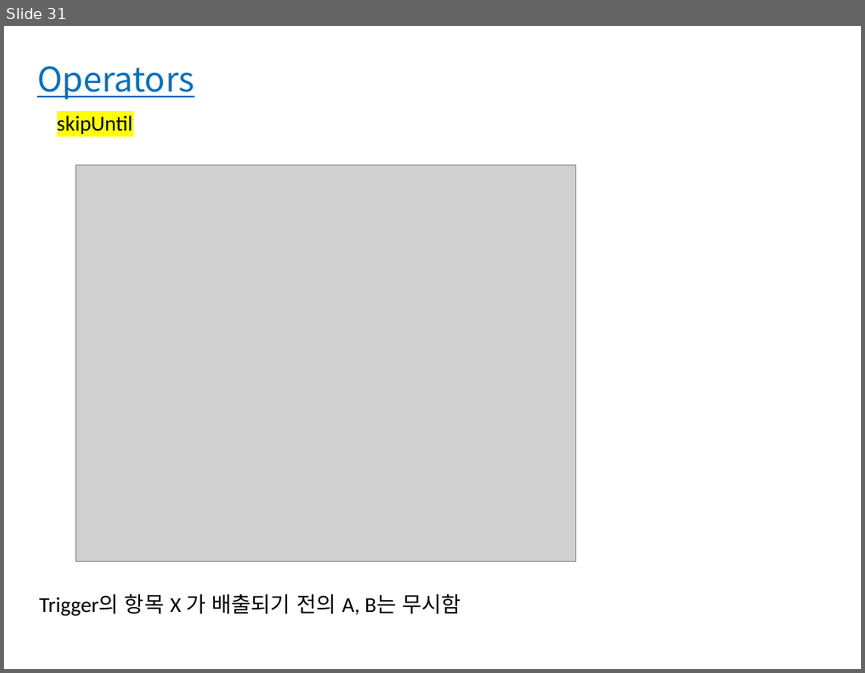
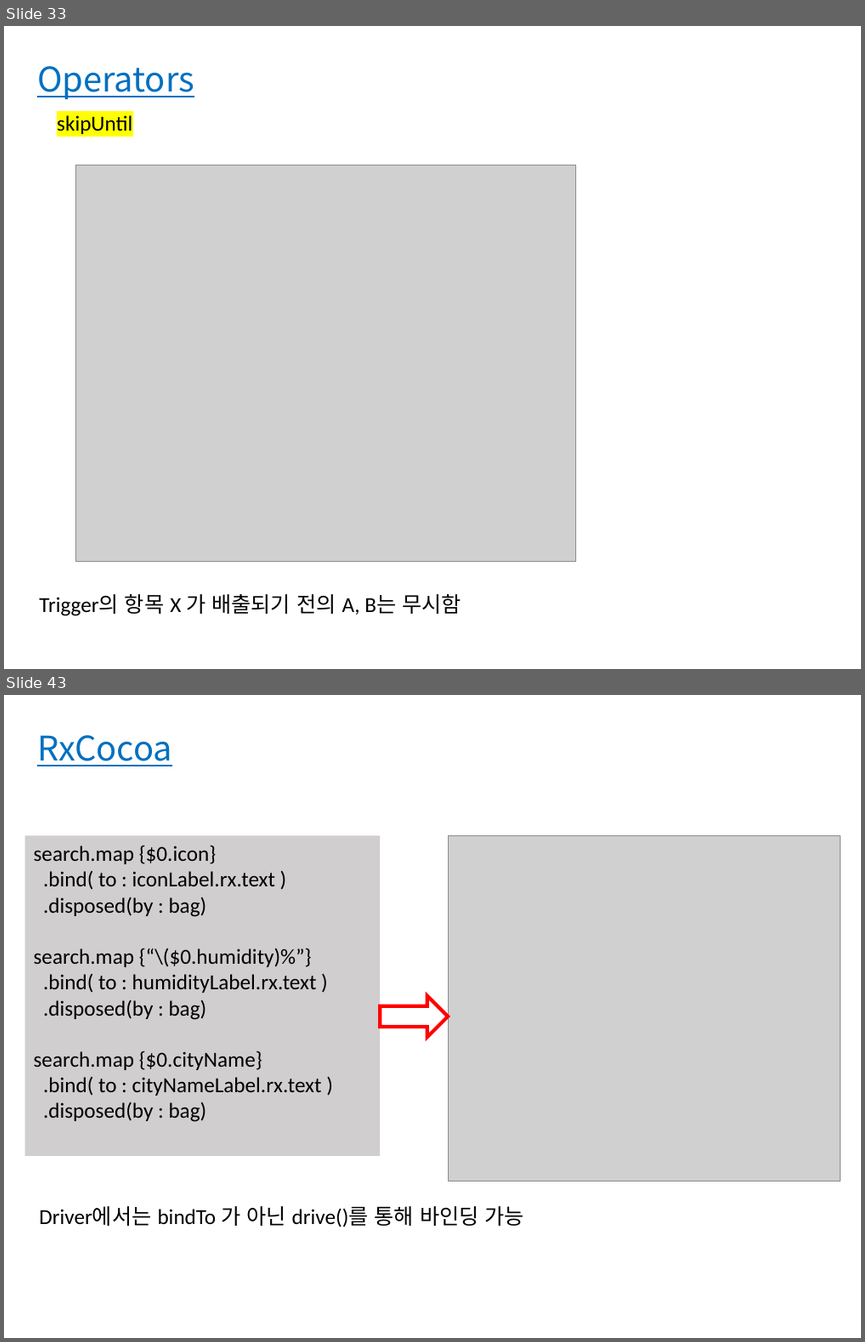
Before and after one commit to bbangbin97/RxSwift_Project, a slide deck: RxSwift.pptx. Shown one above the other, each under a label of ours: slide 31 before the commit, slides 33 and 43 after it; the slides between them are not shown. The pictures are 865x673 and 865x1342 pixels, drawn with LibreOffice and Linux fonts; fonts in the diff are those of the drawing; grey boxes stand for pictures. Boxes give left, top, right and bottom in pixels: in the first picture for what was removed or moved away, otherwise in the second. Text is boxed around its words. In the diff, an @@ line names an element or a change of style, - is before the commit and + after.

```diff
--- a/RxSwift.pptx
+++ b/RxSwift.pptx
@@ slide 43 added at box(4, 695, 861, 1338), background #FFFFFF @@
@@ text added at box(37, 735, 172, 766), 28.5 pt, text #0070C0, underline @@
+RxCocoa
@@ rectangle added at box(25, 835, 381, 1156), fill #D0CECE, 18 pt, text #000000 @@
+search.map {$0.icon}
+.bind( to : iconLabel.rx.text )
+.disposed(by : bag)
+search.map {“\($0.humidity)%”}
+.bind( to : humidityLabel.rx.text )
+.disposed(by : bag)
+search.map {$0.cityName}
+.bind( to : cityNameLabel.rx.text )
+.disposed(by : bag)
@@ picture added at box(449, 835, 840, 1181) @@
@@ right arrow added at box(381, 996, 448, 1037), outline #FF0000 3 pt @@
@@ text added at box(39, 1206, 524, 1227), 18 pt, text #000000 @@
+Driver에서는 bindTo 가 아닌 drive()를 통해 바인딩 가능
@@ what was slide 31 is now slide 33 @@
```
Also in this commit, not shown: 1 slide changed, 12 other slides added.
